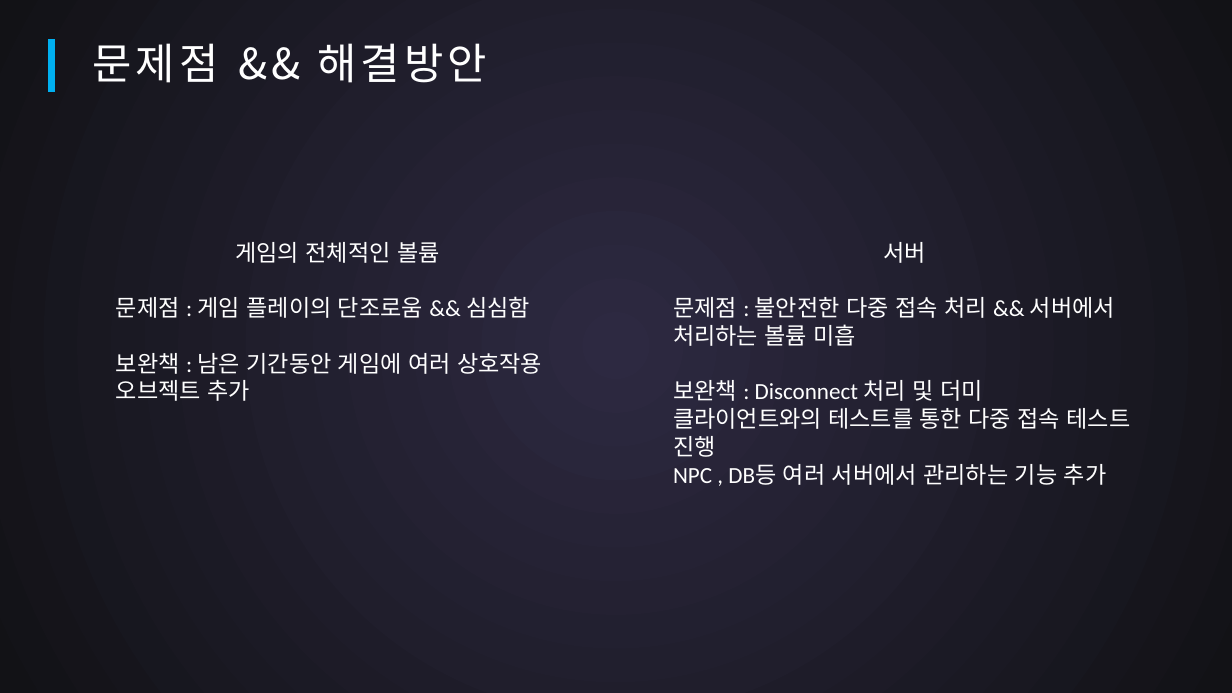
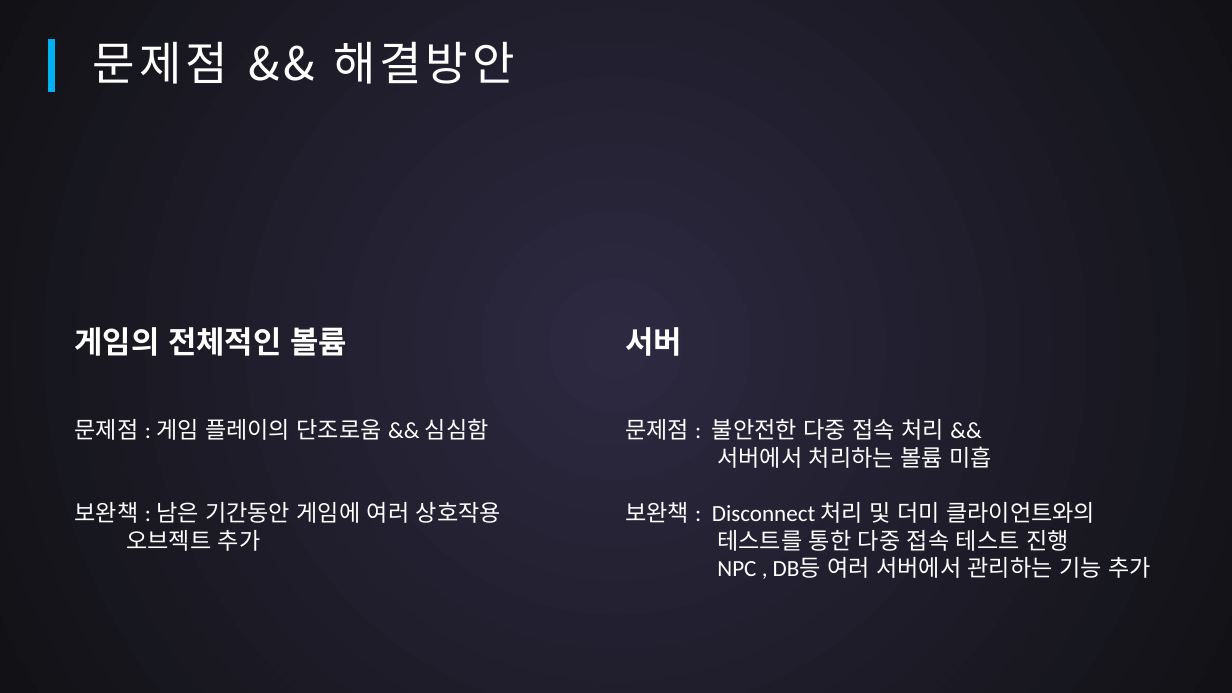
Before and after one commit to SuperTaeJun/GraduationWork, a slide deck: slide 14 of 작업일지 && 졸작자료/중간평가.pptx. Drawn at 1232x693 pixels with LibreOffice and Linux fonts; fonts in the diff are those of the drawing. Boxes give left, top, right and bottom in pixels: in the first picture for what was removed or moved away, otherwise in the second. Text is boxed around its words. In the diff, an @@ line names an element or a change of style, - is before the commit and + after.

```diff
--- a/작업일지 && 졸작자료/중간평가.pptx
+++ b/작업일지 && 졸작자료/중간평가.pptx
@@ text "문제점 && 해결방안" at (x1=93, y1=41, x2=514, y2=84): size 33.3 to 36 pt @@
@@ text "게임의 전체적인 볼륨" moved from (x1=116, y1=242, x2=542, y2=401) to (x1=75, y1=327, x2=501, y2=551) @@
@@ text at (x1=75, y1=327, x2=347, y2=356): size 18 to 24 pt, bold on in "게임의 전체적인 볼륨"; alignment centre to left @@
@@ text "서버" moved from (x1=673, y1=242, x2=1131, y2=485) to (x1=625, y1=327, x2=1151, y2=578) @@
@@ text at (x1=625, y1=327, x2=682, y2=356): size 18 to 24 pt, bold on in "서버"; alignment centre to left @@
@@ text at (x1=625, y1=419, x2=1095, y2=551): text changed @@
-문제점 : 불안전한 다중 접속 처리 && 서버에서 처리하는 볼륨 미흡
-보완책 : Disconnect 처리 및 더미 클라이언트와의 테스트를 통한 다중 접속 테스트 진행
+문제점 : 불안전한 다중 접속 처리 &&
+서버에서 처리하는 볼륨 미흡
+보완책 : Disconnect 처리 및 더미 클라이언트와의
+테스트를 통한 다중 접속 테스트 진행
```
Also in this commit, not shown: 12 other slides changed.
